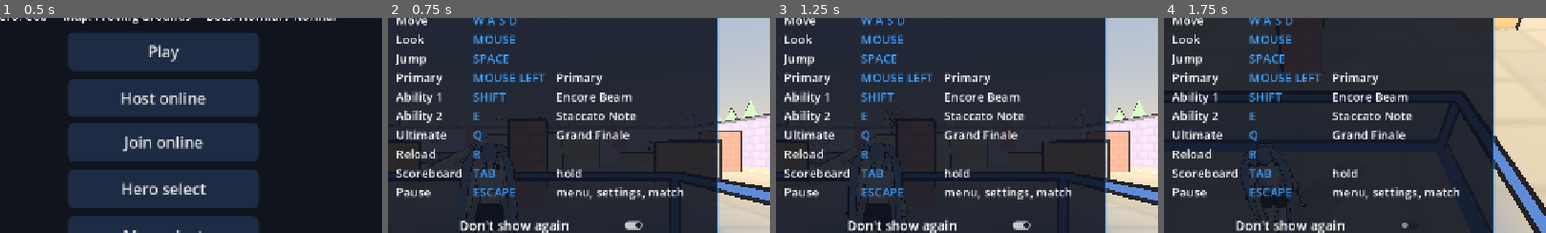
Above: before the commit, frames 1-4 (left to right).
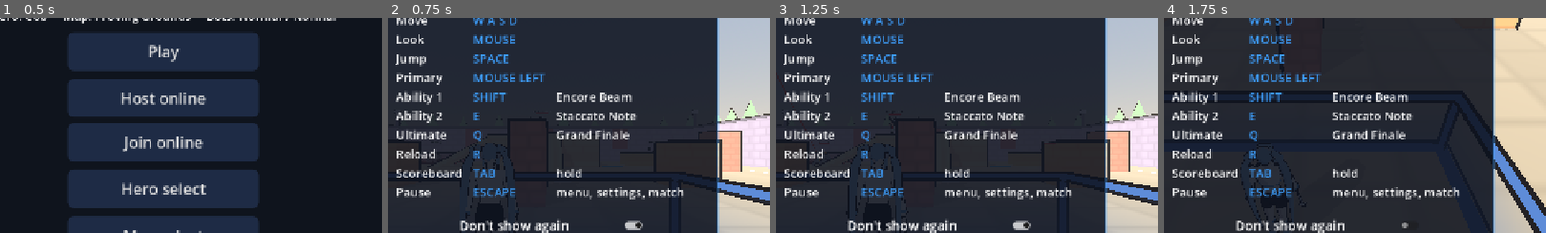
Above: after the commit, the same moments.

Repository: AvocadoFlour/arena
Game: Godot game, scene res://src/main.tscn
Same seed, same stepped clock (60 frames per second), same inputs: the game is played once before the commit and once after it.
Inputs:
- Up to frame 1 (0.5 s): no input
- Up to frame 2 (0.75 s): click "Play" at 0.5 s
- Up to frame 3 (1.25 s): no input
- Up to frame 4 (1.75 s): click "Don't show again" at 1.25 s
The pictures show only the part of the screen within x 29-79%, y 20-70%; the shares and areas given below are measured in that part.

Frame 1 is identical in both runs. In frame 2, 0.3% of the frame differs, in the area x 44-57%, y 25-32%; in frame 3, 0.3%; in frame 4, 0.3%.

Commit message:
Controls page fills the screen (anchors+offsets); hint doesn't repeat a weapon named like its slot; test

Diff:
--- a/src/ui/controls_hint.gd
+++ b/src/ui/controls_hint.gd
@@ -82,7 +82,9 @@
     var move := " ".join(["move_forward", "move_left", "move_back", "move_right"].map(func(a): return Hud.key_label(a)))
     var out := [["Move", move, ""], ["Look", "MOUSE", ""], ["Jump", Hud.key_label("jump"), ""]]
     for slot in ["primary", "ability1", "ability2", "ultimate"]:
-        out.append([AbilityInfo.SLOT_LABELS[slot], Hud.key_label(AbilityInfo.SLOT_ACTIONS[slot]), name_of.call(slot)])
+        var label: String = AbilityInfo.SLOT_LABELS[slot]
+        var nm: String = name_of.call(slot)
+        out.append([label, Hud.key_label(AbilityInfo.SLOT_ACTIONS[slot]), "" if nm == label else nm])
     if Hud.shows_ammo(d):
         out.append(["Reload", Hud.key_label("reload"), ""])
     out.append(["Scoreboard", Hud.key_label("scoreboard"), "hold"])
--- a/src/ui/pause_menu.gd
+++ b/src/ui/pause_menu.gd
@@ -79,6 +79,8 @@
     controls_page = KeybindScreen.new()
     controls_page.read_only = true
     controls_bg.add_child(controls_page)
+    controls_bg.set_anchors_and_offsets_preset(Control.PRESET_FULL_RECT)
+    controls_page.set_anchors_and_offsets_preset(Control.PRESET_FULL_RECT)
     controls_page.back.connect(close_controls)
     controls_page.rebind_requested.connect(open_rebind)
     visible = false
--- a/tests/ui_round19_test.gd
+++ b/tests/ui_round19_test.gd
@@ -49,8 +49,10 @@
         check(_row(r, "Look").size() == 3 and _row(r, "Jump")[1] == "SPACE", id + " look + jump")
         for slot in ["primary", "ability1", "ability2", "ultimate"]:
             var want_name := String(AbilityInfo.describe(id, slot, d).name)
+            if want_name == AbilityInfo.SLOT_LABELS[slot]:
+                want_name = ""   # e.g. a weapon simply named "Primary": not repeated
             var row := _row(r, AbilityInfo.SLOT_LABELS[slot])
-            check(row.size() == 3 and row[1] == Hud.key_label(AbilityInfo.SLOT_ACTIONS[slot]) and row[2] == want_name and want_name != "",
+            check(row.size() == 3 and row[1] == Hud.key_label(AbilityInfo.SLOT_ACTIONS[slot]) and row[2] == want_name and (want_name != "" or slot == "primary"),
                 "%s %s: %s" % [id, slot, str(row)])
         check(_row(r, "Ability 1")[1] == "SHIFT" and _row(r, "Ability 2")[1] == "E" and _row(r, "Ultimate")[1] == "Q"
             and _row(r, "Primary")[1] == "MOUSE LEFT", id + " default keys")
@@ -181,6 +183,8 @@
     check(b != null and b.custom_minimum_size.y >= 64, "Controls button in the Esc overlay")
     b.pressed.emit()
     check(pm.controls_open() and not pm.panel.visible, "Controls page open")
+    check(pm.controls_page.anchor_right == 1.0 and pm.controls_page.anchor_bottom == 1.0 and pm.controls_page.offset_right == 0.0
+        and pm.controls_bg.anchor_bottom == 1.0, "page fills the screen")
     var page := pm.controls_page
     check(page.read_only and page.buttons.is_empty(), "read-only: no capture buttons")
     for a in Keybinds.actions():
